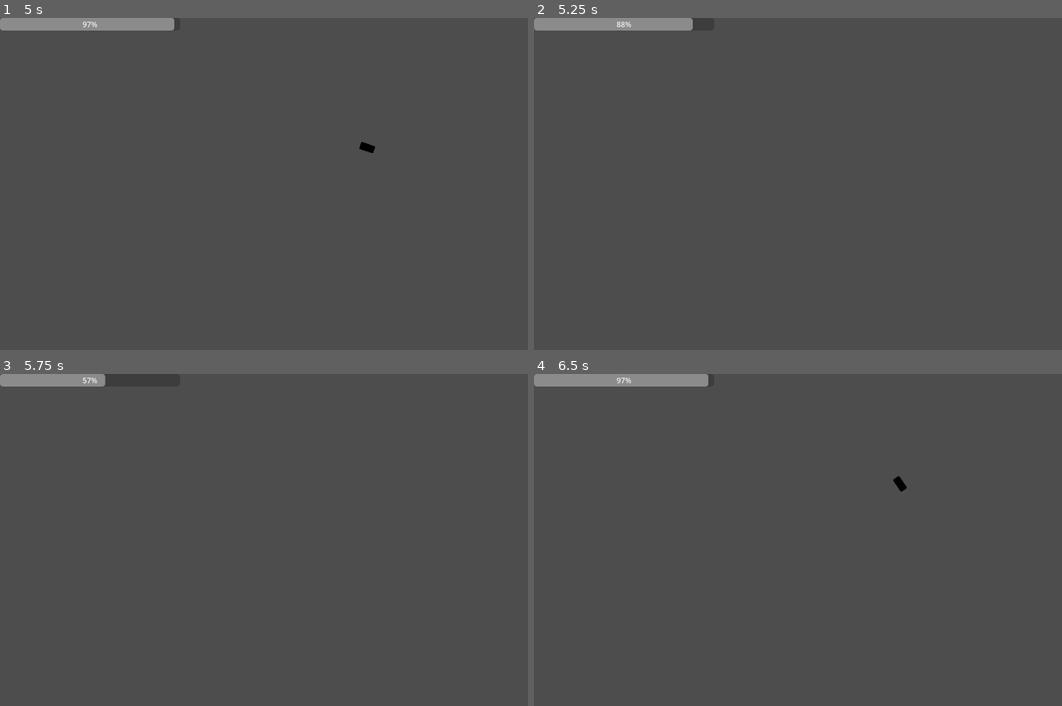
Above: before the commit, frames 1-4 (two rows, left to right).
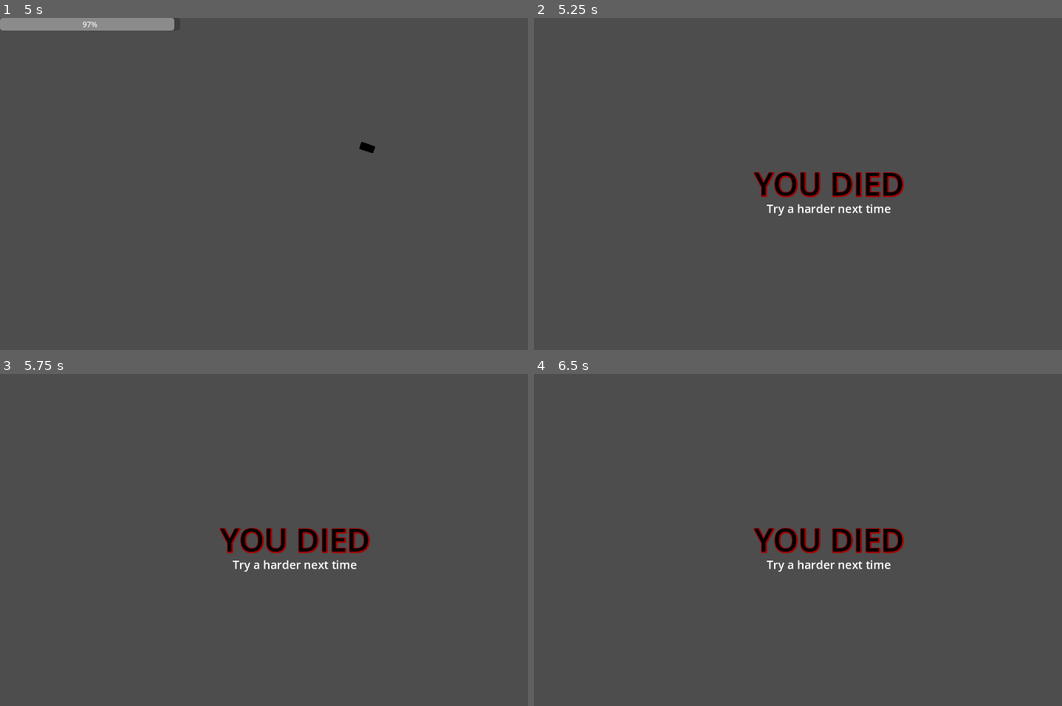
Above: after the commit, the same moments.

Repository: adsuttman/GDTest
Game: Godot game, scene res://main_level.tscn
Same seed, same stepped clock (60 frames per second), same inputs: the game is played once before the commit and once after it. The engine's default icon, where the game draws it, is replaced by a stand-in: a white triangle on a blue panel in a dark square.
Inputs (mouse positions are in pixels of both pictures, inside the frame that each line leads up to):
- Up to frame 1 (5 s): move the mouse to (264, 250) at 0.52 s; hold Shift (boost) 0.53-1.28 s; hold W (move_up) 0.53-2.03 s; move the mouse to (475, 233) at 1.27 s; tap Space (shoot) at 1.35, 2.85, 4.35 s; move the mouse to (116, 134) at 2.02 s; hold Shift (boost) 2.03-2.78 s; hold A (move_left) 2.03-3.53 s; move the mouse to (327, 184) at 2.77 s; move the mouse to (205, 101) at 3.52 s; hold S (move_down) 3.53-4.28 s; hold Shift (boost) 3.53-4.28 s; move the mouse to (427, 167) at 4.27 s; hold D (move_right) from 4.28 s (still down)
- Up to frame 2 (5.25 s): move the mouse to (713, 200) at 5.02 s; release D (move_right) at 5.03 s; hold W (move_up) from 5.03 s (still down); hold Shift (boost) from 5.03 s (still down)
- Up to frame 3 (5.75 s): keep holding W (move_up); keep holding Shift (boost)
- Up to frame 4 (6.5 s): move the mouse to (887, 466) at 5.77 s; release W (move_up) at 5.78 s; release Shift (boost) at 5.78 s; hold D (move_right) from 5.78 s (still down); tap Space (shoot) at 5.85 s

Frame 1 is identical in both runs. In frame 2, 2.7% of the frame differs, in the area x 0-71%, y 0-60%; in frame 3, 2.3%; in frame 4, 2.8%.

Commit message:
added capability for player to die and death screen

Diff:
--- a/enemy.gd
+++ b/enemy.gd
@@ -6,10 +6,12 @@
 @export var speed: float = 400
 var target: PlayerCharacter = null
 
+func _ready():
+	if target == null:
+		target = get_tree().get_nodes_in_group("Player")[0]
+
 func _physics_process(delta) -> void:
 	var collision = get_last_slide_collision()
-	if target == null:
-		target = get_tree().get_nodes_in_group("Player")[0]
 	if collision != null:
 		handle_collision(collision as KinematicCollision2D)
 	if target != null:
--- a/hud.gd
+++ b/hud.gd
@@ -4,7 +4,6 @@
 
 func _ready():
 	energy_bar = $EnergyBar
-	show()
 
 func _process(delta):
 	pass
@@ -15,3 +14,8 @@
 
 func _on_player_character_energy_changed(value):
 	update_energy_bar(value)
+
+
+func _on_player_character_player_death():
+	energy_bar.hide()
+	$DeathMessage.show()
--- a/hud.tscn
+++ b/hud.tscn
@@ -1,6 +1,15 @@
-[gd_scene load_steps=2 format=3 uid="uid://dma21v5dljqfb"]
+[gd_scene load_steps=4 format=3 uid="uid://dma21v5dljqfb"]
 
 [ext_resource type="Script" path="res://hud.gd" id="1_xh8n8"]
+
+[sub_resource type="LabelSettings" id="LabelSettings_b17a4"]
+font_size = 69
+font_color = Color(0, 0, 0, 1)
+shadow_size = 10
+shadow_color = Color(0.658824, 0, 0, 1)
+
+[sub_resource type="LabelSettings" id="LabelSettings_1npl1"]
+font_size = 25
 
 [node name="HUD" type="CanvasLayer"]
 script = ExtResource("1_xh8n8")
@@ -8,3 +17,37 @@
 [node name="EnergyBar" type="ProgressBar" parent="."]
 offset_right = 390.0
 offset_bottom = 27.0
+
+[node name="DeathMessage" type="Label" parent="."]
+visible = false
+anchors_preset = 8
+anchor_left = 0.5
+anchor_top = 0.5
+anchor_right = 0.5
+anchor_bottom = 0.5
+offset_left = -163.0
+offset_top = -49.0
+offset_right = 163.0
+offset_bottom = 49.0
+grow_horizontal = 2
+grow_vertical = 2
+size_flags_horizontal = 4
+text = "YOU DIED"
+label_settings = SubResource("LabelSettings_b17a4")
+horizontal_alignment = 1
+
+[node name="Label" type="Label" parent="DeathMessage"]
+layout_mode = 1
+anchors_preset = 7
+anchor_left = 0.5
+anchor_top = 1.0
+anchor_right = 0.5
+anchor_bottom = 1.0
+offset_left = -136.5
+offset_top = -13.0
+offset_right = 136.5
+offset_bottom = 25.0
+grow_horizontal = 2
+grow_vertical = 0
+text = "Try a harder next time"
+label_settings = SubResource("LabelSettings_1npl1")
--- a/main_level.tscn
+++ b/main_level.tscn
@@ -15,3 +15,4 @@
 position = Vector2(117, 169)
 
 [connection signal="energy_changed" from="PlayerCharacter" to="HUD" method="_on_player_character_energy_changed"]
+[connection signal="player_death" from="PlayerCharacter" to="HUD" method="_on_player_character_player_death"]
--- a/player_character.gd
+++ b/player_character.gd
@@ -11,6 +11,7 @@
 var energy: int
 
 signal energy_changed(value: int)
+signal player_death()
 
 func _ready() -> void:
 	set_energy(max_energy)
@@ -59,4 +60,5 @@
 		energy_changed.emit(value)
 
 func handle_hit() -> void :
-	print("ow")
+	queue_free()
+	player_death.emit()
